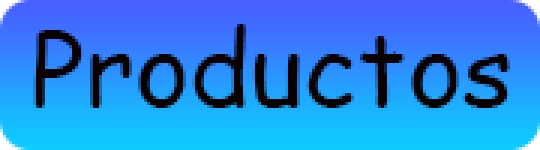
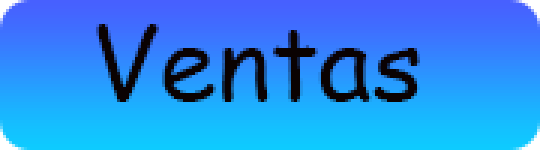
Comparing the layer stacks of the two 540 × 150 images. Changes:
renamed "Productos" to "Ventas", painted on it over [33, 24, 510, 108]
